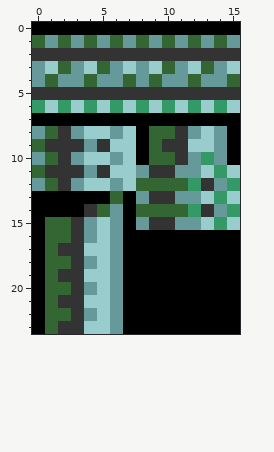
One commit to this pixel-art sprite: images-src/borders.png. Above, as it was before the edit.
The file is 16x24 pixels.
Now the later version:
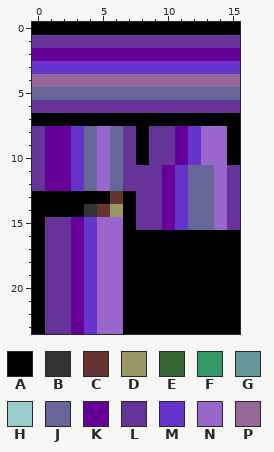
Palette (. is transparent): A #000000  B #333333  C #663333  D #999966  E #336633  F #339966  G #669999  H #99cccc  J #666699  K #660099  L #663399  M #6633cc  N #9966cc  P #996699
Change:
Changed rows in their new state; - is an unchanged pixel.
first column x 0:
 1 LLLLLLLLLLLLLLLL
 2 KKKKKKKKKKKKKKKK
 3 MMMMMMMMMMMMMMMM
 4 PPPPPPPPPPPPPPPP
 5 JJJJJJJJJJJJJJJJ
 6 LLLLLLLLLLLLLLLL
 8 LKKMJNJL-LLKMNN-
 9 LKKMJNJL-LLKMNN-
10 LKKMJNJL-LLKMNN-
11 LKKMJNJLLLKMJJNL
12 LKKMJNJLLLKMJJNL
13 ------C-LLKMJJNL
14 -----CD-LLKMJJNL
15 -LLKMNN-LLKMJJNL
16 -LLKMNN---------
17 -LLKMNN---------
18 -LLKMNN---------
19 -LLKMNN---------
20 -LLKMNN---------
21 -LLKMNN---------
22 -LLKMNN---------
23 -LLKMNN---------
Pixel boxes of the changes (left, top, right, bottom) in both pictures:
changed: (32, 35, 240, 334)
